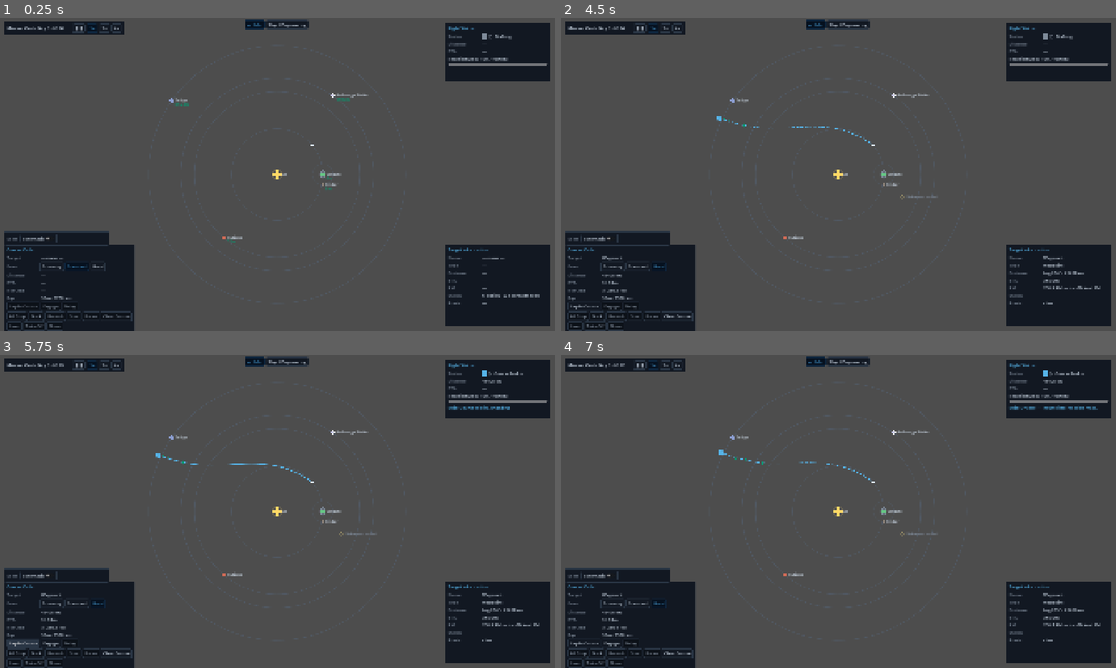
Above: before the commit, frames 1-4 (two rows, left to right).
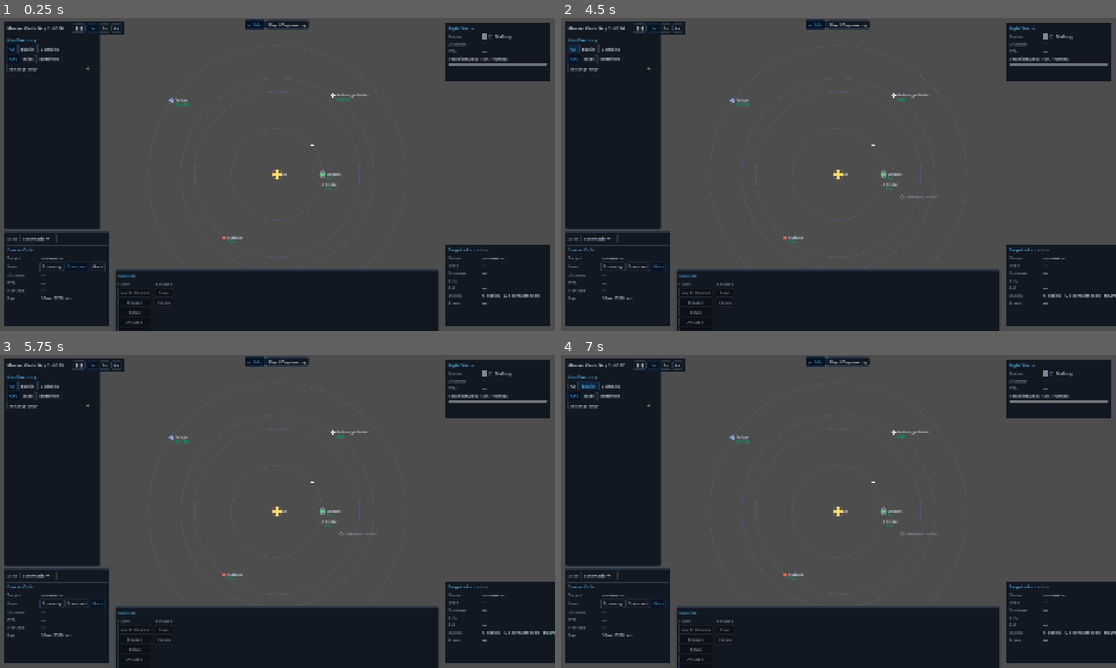
Above: after the commit, the same moments.

Repository: AndrewDrinkwater/farhorizon
Game: Godot game, scene res://src/ui/shell/main.tscn
The game is run twice, just before and just after one commit, with the same random seed, the same clock (stepped at 60 frames per second) and the same inputs.
Inputs (mouse positions are in pixels of both pictures, inside the frame that each line leads up to):
- Up to frame 1 (0.25 s): no input
- Up to frame 2 (4.5 s): click "Economy" at 0.5 s; click "Standard" at 1.25 s; click "Hard" at 2 s; click "Schematic" at 2.75 s; click "True scale" at 3.5 s; click (572, 49) at 4.25 s, where only the run after the commit has a clickable "All"
- Up to frame 3 (5.75 s): click (22, 642) at 5 s, where only the run before the commit has a clickable "Lay In Course"
- Up to frame 4 (7 s): click (610, 642) at 5.75 s, where only the run before the commit has a clickable "Engage"; click (588, 386) at 6.5 s, where only the run after the commit has a clickable "Bodies"

The runs differ from the first frame. In frame 1, 23% of the frame differs, in the area x 0-79%, y 5-100%; in frame 2, 24%; in frame 3, 24%, in the area x 0-100%, y 4-100%; in frame 4, 24%.

Commit message:
Helm control groups + nav contacts directory (ADR 0032, step 2)
Controls: the ~15 flat actions regroup into labelled clusters — Flight / Docking /
Surface / Sensors — in a bottom-centre Controls panel. A whole cluster HIDES when
it doesn't apply to the ship's context, via a pure tested resolver
(HelmGroups.visible_groups over location + Travel.available); buttons within a
visible cluster still grey per Travel.available. Nav directory: a left-edge
filterable hierarchy of all targets — star→planets→moons + detected contacts —
with category (all/bodies/contacts), tier (any/blips/identified), and in-range
filters; selecting a row emits nav_target_selected (drives Target Info + plotting).
Tier/kind shown by glyph + label, not colour alone. TButton.setup_text for dynamic
rows. HELM_GRP_*/HELM_DIR_* strings.

Tests: HelmGroups resolver across deep space / station / landable orbit / docked /
landed. 206 green; boots clean.

Co-Authored-By: Claude Opus 4.8 (1M context) <noreply@anthropic.com>

Diff:
--- a/localization/strings.csv
+++ b/localization/strings.csv
@@ -95,6 +95,19 @@
 SHIP_TBD_LIFE_SUPPORT,Life Support
 SHIP_TBD_CREW,Crew
 HELM_CONSOLE_NAME,Helm
+HELM_CONTROLS,Controls
+HELM_GRP_FLIGHT,Flight
+HELM_GRP_DOCKING,Docking
+HELM_GRP_SURFACE,Surface
+HELM_GRP_SENSORS,Sensors
+HELM_DIRECTORY,Nav Directory
+HELM_DIR_ALL,All
+HELM_DIR_BODIES,Bodies
+HELM_DIR_CONTACTS,Contacts
+HELM_DIR_TIER_ALL,Any
+HELM_DIR_TIER_BLIP,Blips
+HELM_DIR_TIER_ID,Identified
+HELM_DIR_IN_RANGE,In range only
 HELM_LAY_IN_COURSE,Lay In Course
 HELM_ENGAGE,Engage
 HELM_BELAY,Belay
--- /dev/null
+++ b/src/core/helm_groups.gd
@@ -0,0 +1,26 @@
+class_name HelmGroups
+extends RefCounted
+## Which Helm control clusters apply to the ship's situation (ADR 0032). Pure +
+## GUT-tested: the Helm hides a whole cluster when its flag is false, and greys
+## individual buttons via Travel.available within a visible cluster — so the rule
+## for "what's even relevant here" lives in one place.
+##
+## Clusters: Flight (lay in / engage / belay / all stop / clear), Docking (dock /
+## undock), Surface (land / take off / move), Sensors (scan / focus).
+
+## context keys: location:int, location_can_dock:bool, landable_here:bool.
+static func visible_groups(context: Dictionary) -> Dictionary:
+	var location: int = int(context.get("location", Travel.Location.DEEP_SPACE))
+	var can_dock: bool = bool(context.get("location_can_dock", false))
+	var landable: bool = bool(context.get("landable_here", false))
+	var landed := location == Travel.Location.LANDED
+	var holding := location == Travel.Location.HOLDING
+	return {
+		# Flight + Sensors are space operations — present unless on the surface.
+		"flight": not landed,
+		"sensors": not landed,
+		# Docking only at a station (orbiting a dockable body, or docked).
+		"docking": (holding and can_dock) or location == Travel.Location.DOCKED,
+		# Surface only in orbit at a landable body, or while landed.
+		"surface": (holding and landable) or landed,
+	}
--- a/src/ui/components/t_button.gd
+++ b/src/ui/components/t_button.gd
@@ -15,6 +15,15 @@
 	return self
 
 
+## Like setup() but with already-resolved/dynamic text (e.g. a composed directory
+## row), not a tr() key. The caller localizes the text.
+func setup_text(label: String, on_press: Callable) -> TButton:
+	text = label
+	_on_press = on_press
+	pressed.connect(_emit)
+	return self
+
+
 func _emit() -> void:
 	if _on_press.is_valid():
 		_on_press.call()
--- a/src/ui/consoles/helm_console.gd
+++ b/src/ui/consoles/helm_console.gd
@@ -54,6 +54,14 @@
 var _scale_caption: Label
 var _pip_readout: TReadout      # between-pip distance/time legend (ADR 0019)
 var _action_buttons: Dictionary = {}  # order id:String -> TButton
+var _cluster_boxes: Dictionary = {}   # cluster name:String -> VBoxContainer (ADR 0032)
+
+# Nav contacts directory (ADR 0032): a filterable hierarchy of bodies + contacts.
+var _dir_list: VBoxContainer
+var _dir_category: int = 0  # 0 all · 1 bodies · 2 contacts
+var _dir_tier: int = 0      # 0 all · 1 blip · 2 identified (contacts)
+var _dir_in_range: bool = false
+var _dir_filter_buttons: Dictionary = {}  # "cat:0" etc. -> Button
 
 # Flight Status widgets
 var _status_light: TLight
@@ -85,6 +93,8 @@
 	mouse_filter = Control.MOUSE_FILTER_IGNORE  # let map clicks through; panels still catch theirs
 	_build_stage()        # nav views first → drawn behind the panels (ADR 0031)
 	_build_course_order()
+	_build_controls()     # clustered action buttons (ADR 0032)
+	_build_directory()    # nav contacts directory (ADR 0032)
 	_build_scale_toggle()
 	_build_flight_status()
 	_build_target_info()
@@ -205,30 +215,6 @@
 	_pip_readout = TReadout.new("HELM_PIP")
 	c.add_child(_pip_readout)
 
-	var row1 := HBoxContainer.new()
-	row1.add_theme_constant_override("separation", 4)
-	c.add_child(row1)
-	row1.add_child(_make_action("lay_in", "HELM_LAY_IN_COURSE", _lay_in_course))
-	row1.add_child(_make_action("engage", "HELM_ENGAGE", _engage))
-	row1.add_child(_make_action("belay", "HELM_BELAY", _belay))
-
-	var row2 := HBoxContainer.new()
-	row2.add_theme_constant_override("separation", 4)
-	c.add_child(row2)
-	row2.add_child(_make_action("all_stop", "HELM_ALL_STOP", _all_stop))
-	row2.add_child(_make_action("dock", "HELM_DOCK", _dock))
-	row2.add_child(_make_action("undock", "HELM_UNDOCK", _undock))
-	row2.add_child(_make_action("scan", "HELM_SCAN", _scan))
-	row2.add_child(_make_action("focus", "HELM_FOCUS", _focus))
-	row2.add_child(_make_action("clear_course", "HELM_CLEAR_COURSE", _clear_route))
-
-	var row3 := HBoxContainer.new()
-	row3.add_theme_constant_override("separation", 4)
-	c.add_child(row3)
-	row3.add_child(_make_action("land", "HELM_LAND", _land))
-	row3.add_child(_make_action("take_off", "HELM_TAKE_OFF", _take_off))
-	row3.add_child(_make_action("move", "HELM_MOVE", _move))
-
 	# Landing-site picker (ADR 0030): Open Landing + the body's sites; shown only when
 	# holding at a landable body or landed. Rebuilt when that context changes.
 	_site_picker = HBoxContainer.new()
@@ -237,6 +223,47 @@
 	c.add_child(_site_picker)
 
 	_refresh_burn_buttons()
+
+
+## Controls panel (ADR 0032): actions in labelled clusters — Flight / Docking /
+## Surface / Sensors. A whole cluster hides when it doesn't apply (HelmGroups);
+## buttons within a visible cluster grey via Travel.available. Bottom-centre band.
+func _build_controls() -> void:
+	var panel := TPanel.new("HELM_CONTROLS")
+	add_child(panel)
+	_place(panel, 0.0, 1.0, 1.0, 1.0, 400.0, -210.0, -400.0, -16.0)
+	var row := HBoxContainer.new()
+	row.add_theme_constant_override("separation", 16)
+	panel.content().add_child(row)
+	_add_cluster(row, "flight", "HELM_GRP_FLIGHT", [
+		["lay_in", "HELM_LAY_IN_COURSE", _lay_in_course], ["engage", "HELM_ENGAGE", _engage],
+		["belay", "HELM_BELAY", _belay], ["all_stop", "HELM_ALL_STOP", _all_stop],
+		["clear_course", "HELM_CLEAR_COURSE", _clear_route],
+	])
+	_add_cluster(row, "docking", "HELM_GRP_DOCKING", [
+		["dock", "HELM_DOCK", _dock], ["undock", "HELM_UNDOCK", _undock],
+	])
+	_add_cluster(row, "surface", "HELM_GRP_SURFACE", [
+		["land", "HELM_LAND", _land], ["take_off", "HELM_TAKE_OFF", _take_off],
+		["move", "HELM_MOVE", _move],
+	])
+	_add_cluster(row, "sensors", "HELM_GRP_SENSORS", [
+		["scan", "HELM_SCAN", _scan], ["focus", "HELM_FOCUS", _focus],
+	])
+
+
+## One labelled cluster: a header over its buttons, stored so it can hide wholesale.
+func _add_cluster(parent: HBoxContainer, name: String, header_key: String, actions: Array) -> void:
+	var box := VBoxContainer.new()
+	box.add_theme_constant_override("separation", 4)
+	parent.add_child(box)
+	var header := Label.new()
+	header.text = tr(header_key)
+	header.add_theme_color_override("font_color", Palette.TEXT_DIM)
+	box.add_child(header)
+	for a: Array in actions:
+		box.add_child(_make_action(a[0], a[1], a[2]))
+	_cluster_boxes[name] = box
 
 
 ## A toggle switch above the Course Order box that flips the orrery scale mode
@@ -310,6 +337,160 @@
 	c.add_child(_ti_status)
 	_ti_route = TReadout.new("HELM_TI_ROUTE")
 	c.add_child(_ti_route)
+
+
+# --- Nav contacts directory (ADR 0032) ---
+
+## A filterable hierarchy of all targets (charted bodies + detected contacts) down
+## the left edge; selecting an entry drives nav_target_selected → Target Info + plot.
+func _build_directory() -> void:
+	var panel := TPanel.new("HELM_DIRECTORY")
+	add_child(panel)
+	_place(panel, 0.0, 0.0, 0.0, 1.0, 16.0, 56.0, 348.0, -352.0)
+	var c := panel.content()
+
+	var cat_row := HBoxContainer.new()
+	cat_row.add_theme_constant_override("separation", 4)
+	c.add_child(cat_row)
+	cat_row.add_child(_dir_filter("cat:0", "HELM_DIR_ALL", _set_category.bind(0)))
+	cat_row.add_child(_dir_filter("cat:1", "HELM_DIR_BODIES", _set_category.bind(1)))
+	cat_row.add_child(_dir_filter("cat:2", "HELM_DIR_CONTACTS", _set_category.bind(2)))
+
+	var tier_row := HBoxContainer.new()
+	tier_row.add_theme_constant_override("separation", 4)
+	c.add_child(tier_row)
+	tier_row.add_child(_dir_filter("tier:0", "HELM_DIR_TIER_ALL", _set_tier.bind(0)))
+	tier_row.add_child(_dir_filter("tier:1", "HELM_DIR_TIER_BLIP", _set_tier.bind(1)))
+	tier_row.add_child(_dir_filter("tier:2", "HELM_DIR_TIER_ID", _set_tier.bind(2)))
+
+	var rng := CheckButton.new()
+	rng.text = tr("HELM_DIR_IN_RANGE")
+	rng.toggled.connect(func(p: bool) -> void: _dir_in_range = p; _refresh_directory())
+	c.add_child(rng)
+
+	var scroll := ScrollContainer.new()
+	scroll.size_flags_vertical = Control.SIZE_EXPAND_FILL
+	scroll.horizontal_scroll_mode = ScrollContainer.SCROLL_MODE_DISABLED
+	c.add_child(scroll)
+	_dir_list = VBoxContainer.new()
+	_dir_list.size_flags_horizontal = Control.SIZE_EXPAND_FILL
+	scroll.add_child(_dir_list)
+
+	_refresh_filter_chips()
+	_refresh_directory()
+
+
+func _dir_filter(key: String, label_key: String, on_press: Callable) -> Button:
+	var b := TButton.new().setup(label_key, on_press)
+	_dir_filter_buttons[key] = b
+	return b
+
+
+func _set_category(n: int) -> void:
+	_dir_category = n
+	_refresh_filter_chips()
+	_refresh_directory()
+
+
+func _set_tier(n: int) -> void:
+	_dir_tier = n
+	_refresh_filter_chips()
+	_refresh_directory()
+
+
+## Highlight the active filter chips (accent + arrow — shape, not colour alone).
+func _refresh_filter_chips() -> void:
+	for key: String in _dir_filter_buttons:
+		var parts := key.split(":")
+		var on := (parts[0] == "cat" and int(parts[1]) == _dir_category) \
+			or (parts[0] == "tier" and int(parts[1]) == _dir_tier)
+		_dir_filter_buttons[key].modulate = Palette.ACCENT if on else Color.WHITE
+
+
+## Rebuild the directory list from the system + live detection state, filtered.
+func _refresh_directory() -> void:
+	if _dir_list == null:
+		return
+	for child: Node in _dir_list.get_children():
+		child.queue_free()
+	var system := TypeRegistry.get_system(GameState.system.system_id)
+	if system == null:
+		return
+	if _dir_category != 2:  # bodies (all / bodies-only)
+		_dir_add_bodies(system)
+	if _dir_category != 1:  # contacts (all / contacts-only)
+		_dir_add_contacts(system)
+
+
+## Bodies as a hierarchy: star → planets/stations → moons (parent-relative, ADR 0018).
+func _dir_add_bodies(system: SystemData) -> void:
+	for star: BodyData in system.bodies:
+		if star.kind != BodyData.Kind.STAR:
+			continue
+		_dir_try_entry(star, 0)
+	for body: BodyData in system.bodies:
+		if body.kind == BodyData.Kind.STAR or body.parent_id != "":
+			continue
+		_dir_try_entry(body, 1)
+		for moon: BodyData in system.bodies:
+			if moon.parent_id == body.id:
+				_dir_try_entry(moon, 2)
+
+
+## Add a body row if it passes the in-range filter (bodies are charted → no tier).
+func _dir_try_entry(body: BodyData, depth: int) -> void:
+	if _dir_in_range and GameState.ship.position.distance_to(body.position) > GameState.ship.sensor_range:
+		return
+	var glyph := _body_kind_glyph(body.kind)
+	_dir_entry(body.id, "%s %s" % [glyph, tr(body.name_key)], depth)
+
+
+func _dir_add_contacts(system: SystemData) -> void:
+	var header := Label.new()
+	header.text = tr("HELM_DIR_CONTACTS")
+	header.add_theme_color_override("font_color", Palette.TEXT_DIM)
+	_dir_list.add_child(header)
+	for contact: ContactData in system.contacts:
+		var tier := GameState.contacts.tier_of(contact.id)
+		if tier == Sensors.Tier.UNDETECTED:
+			continue  # only what we're actually picking up
+		if _dir_tier == 1 and tier != Sensors.Tier.BLIP:
+			continue
+		if _dir_tier == 2 and tier != Sensors.Tier.IDENTIFIED:
+			continue
+		if _dir_in_range and GameState.ship.position.distance_to(contact.position) > GameState.ship.sensor_range:
+			continue
+		var identified := tier == Sensors.Tier.IDENTIFIED
+		var glyph := "◆" if identified else "•?"  # shape channel for tier (ADR 0012)
+		var name := tr(contact.name_key) if identified else tr("NAV_CONTACT_UNKNOWN")
+		_dir_entry(contact.id, "%s %s" % [glyph, name], 1)
+
+
+## One selectable row; indents by depth; highlights the current selection.
+func _dir_entry(id: String, label: String, depth: int) -> void:
+	var b := TButton.new().setup_text("    ".repeat(depth) + label, _on_directory_pick.bind(id))
+	b.alignment = HORIZONTAL_ALIGNMENT_LEFT
+	b.size_flags_horizontal = Control.SIZE_EXPAND_FILL
+	if id == _sel_id and _sel_kind != Travel.TargetKind.NONE:
+		b.modulate = Palette.ACCENT  # selected entry marked
+	_dir_list.add_child(b)
+
+
+## Directory selection drives the same path as a map click (ADR 0032).
+func _on_directory_pick(id: String) -> void:
+	EventBus.nav_target_selected.emit(id)
+
+
+func _body_kind_glyph(kind: int) -> String:
+	match kind:
+		BodyData.Kind.STAR:
+			return "★"
+		BodyData.Kind.STATION:
+			return "⛢"
+		BodyData.Kind.MOON:
+			return "◖"
+		_:
+			return "●"
 
 
 # --- Bus wiring ---
@@ -639,7 +820,12 @@
 	if _action_buttons.has("clear_course"):
 		_action_buttons["clear_course"].disabled = _sel_kind == Travel.TargetKind.NONE \
 			and _route_waypoints.is_empty() and not _has_course()
+	# Hide whole clusters that don't apply to the situation (ADR 0032).
+	var groups := HelmGroups.visible_groups(_context())
+	for name: String in _cluster_boxes:
+		_cluster_boxes[name].visible = bool(groups.get(name, true))
 	_refresh_site_picker()
+	_refresh_directory()
 
 
 ## Does the current selection (a body) have any moons? (ADR 0022)
--- /dev/null
+++ b/tests/unit/test_helm_groups.gd
@@ -0,0 +1,44 @@
+extends GutTest
+## Helm control-group context resolver (ADR 0032): which clusters apply to a
+## situation. Pure; independent of the button wiring.
+
+
+func _groups(overrides: Dictionary) -> Dictionary:
+	var base := {"location": Travel.Location.DEEP_SPACE, "location_can_dock": false, "landable_here": false}
+	base.merge(overrides, true)
+	return HelmGroups.visible_groups(base)
+
+
+func test_deep_space_shows_flight_and_sensors_only() -> void:
+	var g := _groups({"location": Travel.Location.DEEP_SPACE})
+	assert_true(g["flight"])
+	assert_true(g["sensors"])
+	assert_false(g["docking"], "no station here")
+	assert_false(g["surface"], "not at a landable body")
+
+
+func test_holding_at_a_station_shows_docking() -> void:
+	var g := _groups({"location": Travel.Location.HOLDING, "location_can_dock": true})
+	assert_true(g["docking"], "a dockable body → Docking cluster")
+	assert_false(g["surface"], "a station is not landable")
+
+
+func test_holding_at_a_landable_body_shows_surface() -> void:
+	var g := _groups({"location": Travel.Location.HOLDING, "landable_here": true})
+	assert_true(g["surface"], "landable orbit → Surface cluster")
+	assert_false(g["docking"], "not a station")
+
+
+func test_docked_shows_docking_and_flight() -> void:
+	var g := _groups({"location": Travel.Location.DOCKED})
+	assert_true(g["docking"], "Undock lives here")
+	assert_true(g["flight"], "can still plan a course")
+	assert_false(g["surface"])
+
+
+func test_landed_shows_surface_only() -> void:
+	var g := _groups({"location": Travel.Location.LANDED})
+	assert_true(g["surface"], "Take Off / Move")
+	assert_false(g["flight"], "no space flight on the surface")
+	assert_false(g["sensors"])
+	assert_false(g["docking"])
Not shown, added: src/core/helm_groups.gd.uid
Not shown, added: tests/unit/test_helm_groups.gd.uid
